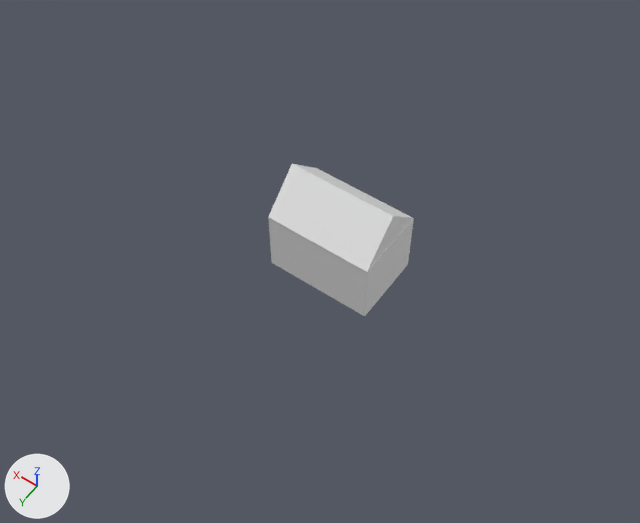
The Blender file Assets/Models/barn.blend, before and after one commit.
One viewpoint serves both versions: a camera (50 mm lens) standing at (-11.7, 16.6, 25.4) and looking at (-1.0, 1.7, 2.1). Lighting does not change. The marker at lower left points along +X, +Y and +Z. Materials are left out; every surface is plain grey.
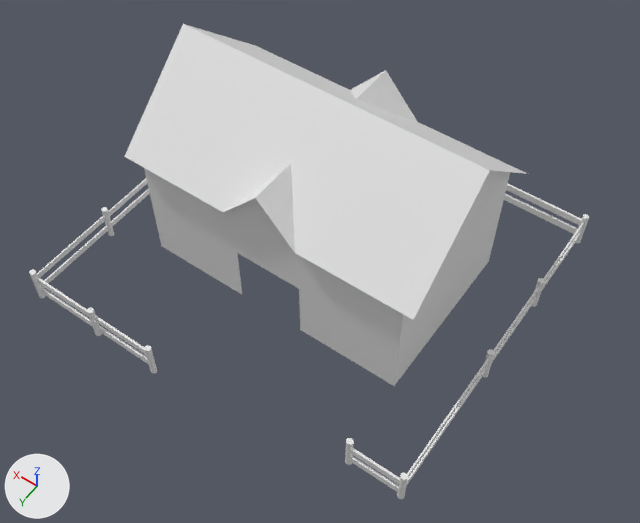
Commit message: Add barn model.

Where the newer file only moved an object's origin or applied its transform, the numbers keep the older frame.

Pixel boxes [x1, y1, x2, y2] of what changed, in the pictures (640 x 523 px):
'Cube.002', added
    after: [124, 24, 527, 320]
'Cube', reshaped, moved, rescaled, turned
    before: [268, 164, 413, 272]
    after: [144, 168, 510, 386]
'Cube.001', mesh rescaled
    before: [268, 168, 414, 316]
    after: [37, 178, 147, 278]
'Cube.006', added
    after: [407, 223, 584, 477]
'Cube.007', added
    after: [407, 233, 580, 484]
'Cube.003', added
    after: [42, 188, 150, 288]
'Cube.004', added
    after: [36, 277, 146, 355]
'Cube.005', added
    after: [41, 287, 148, 364]
'Cube.008', added
    after: [506, 184, 581, 225]
'Cube.009', added
    after: [504, 193, 578, 234]
'Cube.010', added
    after: [349, 448, 400, 485]
'Cube.011', added
    after: [349, 456, 399, 492]
'Cylinder', added
    after: [144, 345, 157, 373]
'Cylinder.011', added
    after: [397, 473, 408, 499]
'Cylinder.003', added
    after: [101, 207, 115, 236]
'Cylinder.001', added
    after: [87, 308, 102, 336]
'Cylinder.002', added
    after: [29, 269, 46, 298]
'Cylinder.012', added
    after: [345, 438, 354, 465]
'Cylinder.010', added
    after: [482, 349, 495, 378]
'Cylinder.009', added
    after: [531, 278, 545, 307]
'Cylinder.008', added
    after: [575, 214, 589, 243]
part 2 of me_cube, added
    after: [144, 168, 510, 386]
part 3 of me_cube, deleted
    before: [268, 164, 413, 272]

The change, as a list of edits to the scene's bpy script:
```text
Change me_cube_001:
    where me_cube_001.from_pydata(...)  # 8 vertices, 6 faces; spans x -2.19..1.0, y -1.0..1.21, z -1.0..1.0
    used by ob_cube_001; location = (0.0, -0.05, 1.29); scale = (1.27, 1.27, 1.27)
    me_cube_001 part 1: the whole mesh is scaled about its middle by (0.0137, 4.76, 0.0892), then moved by (6.14, 0.39, -0.33)
Change me_cube:
    used by ob_cube; location = (0.27, 0.08, 2.55); rotation_euler = (4.712, -0.785, 1.571), in degrees (270, -45, 90)
    remove me_cube.from_pydata(...)  # 6 vertices, 5 faces; spans x -1.0..1.0, y -1.0..1.0, z -1.0..3.03
    add me_cube.from_pydata(...)  # 22 vertices, 4 faces, 1 loose edge; spans x -1.54..1.54, y -2.45..1.0, z -1.04..1.0
    me_cube part 2: 17 vertices added at x -1.0..1.0, y -1.0..1.0, z -1.0..1.0
    me_cube part 3: 3 vertices removed from x -1.0..1.0, y -1.0..1.0, z 3.03
Add me_cube_006:
    me_cube_006.from_pydata([(1.0, 0.0, 1.0), (0.25, 1.0, 0.25), (1.0, 1.0, 0.25), (1.0, -1.0, 0.25), (0.0, 1.0, 0.62), (-1.0, 0.0, 1.0), (-1.0, 1.0, 0.25), (-1.0, -1.0, 0.25), (0.0, -1.0, 0.62), (-0.25, 1.0, 0.25), (0.25, -1.0, 0.25), (-0.25, -1.0, 0.25), (0.0, -0.5, 0.62), (0.0, 0.5, 0.62)], [], [(9, 4, 13), (4, 1, 13), (9, 13, 1, 2, 0, 5, 6), (8, 10, 12), (8, 12, 11), (3, 10, 12, 11, 7, 5, 0)])
Change ob_cube:
    ob_cube.rotation_euler: (4.712, -0.785, 1.571) -> (0.0, 0.0, 0.0)  # degrees (270, -45, 90) -> degrees (0, 0, 0)
    ob_cube.location: (0.27, 0.08, 2.55) -> (0.0, 0.0, 3.75)
    ob_cube.scale: (1.0, 1.0, 1.0) -> (5.08, 3.19, 3.79)
Add ob_cube_011:
    ob_cube_011 = bpy.data.objects.new('Cube.011', me_cube_016)  # a box spanning x -1.0..1.0, y -1.0..1.0, z -1.0..1.0
    ob_cube_011.location = (-6.32, 6.27, 0.32)
    ob_cube_011.scale = (0.899, 0.0399, 0.141)
Add ob_cube_010:
    ob_cube_010 = bpy.data.objects.new('Cube.010', me_cube_016.copy())
    ob_cube_010.location = (-6.32, 6.27, 0.86)
    ob_cube_010.scale = (0.899, 0.0399, 0.141)
Add ob_cube_009:
    ob_cube_009 = bpy.data.objects.new('Cube.009', me_cube_016.copy())
    ob_cube_009.location = (-0.16, -6.01, 0.32)
    ob_cube_009.scale = (7.09, 0.0399, 0.141)
Add ob_cube_008:
    ob_cube_008 = bpy.data.objects.new('Cube.008', me_cube_016.copy())
    ob_cube_008.location = (-0.16, -6.01, 0.86)
    ob_cube_008.scale = (7.09, 0.0399, 0.141)
Add ob_cube_007:
    ob_cube_007 = bpy.data.objects.new('Cube.007', me_cube_016.copy())
    ob_cube_007.location = (-7.26, 0.08, 0.31)
    ob_cube_007.scale = (0.0277, 6.06, 0.113)
Add ob_cube_006:
    ob_cube_006 = bpy.data.objects.new('Cube.006', me_cube_016.copy())
    ob_cube_006.location = (-7.26, 0.08, 0.88)
    ob_cube_006.scale = (0.0277, 6.06, 0.113)
Add ob_cube_005:
    ob_cube_005 = bpy.data.objects.new('Cube.005', me_cube_016.copy())
    ob_cube_005.location = (4.36, 7.27, 0.27)
    ob_cube_005.scale = (2.65, 0.0399, 0.141)
Add ob_cube_003:
    ob_cube_003 = bpy.data.objects.new('Cube.003', me_cube_016.copy())
    ob_cube_003.location = (7.05, 0.58, 0.31)
    ob_cube_003.scale = (0.0277, 6.68, 0.113)
Add ob_cylinder_012:
    ob_cylinder_012 = bpy.data.objects.new('Cylinder.012', me_cylinder_012)  # a 32-sided cylinder along z spanning x -1.0..1.0, y -1.0..1.0, z -1.0..1.0
    ob_cylinder_012.location = (-5.35, 6.22, 0.56)
    ob_cylinder_012.scale = (0.117, 0.107, 0.694)
Add ob_cylinder_011:
    ob_cylinder_011 = bpy.data.objects.new('Cylinder.011', me_cylinder_012.copy())
    ob_cylinder_011.location = (-7.26, 6.22, 0.56)
    ob_cylinder_011.scale = (0.117, 0.107, 0.694)
Add ob_cylinder_010:
    ob_cylinder_010 = bpy.data.objects.new('Cylinder.010', me_cylinder_012.copy())
    ob_cylinder_010.location = (-7.26, 1.03, 0.56)
    ob_cylinder_010.scale = (0.117, 0.107, 0.694)
Add ob_cylinder_009:
    ob_cylinder_009 = bpy.data.objects.new('Cylinder.009', me_cylinder_012.copy())
    ob_cylinder_009.location = (-7.26, -2.49, 0.56)
    ob_cylinder_009.scale = (0.117, 0.107, 0.694)
Add ob_cylinder_008:
    ob_cylinder_008 = bpy.data.objects.new('Cylinder.008', me_cylinder_012.copy())
    ob_cylinder_008.location = (-7.26, -6.01, 0.56)
    ob_cylinder_008.scale = (0.117, 0.107, 0.694)
Add ob_cylinder_003:
    ob_cylinder_003 = bpy.data.objects.new('Cylinder.003', me_cylinder_012.copy())
    ob_cylinder_003.location = (7.04, 3.79, 0.56)
    ob_cylinder_003.scale = (0.117, 0.107, 0.694)
Add ob_cylinder_002:
    ob_cylinder_002 = bpy.data.objects.new('Cylinder.002', me_cylinder_012.copy())
    ob_cylinder_002.location = (7.04, 7.29, 0.56)
    ob_cylinder_002.scale = (0.117, 0.107, 0.694)
Add ob_cylinder_001:
    ob_cylinder_001 = bpy.data.objects.new('Cylinder.001', me_cylinder_012.copy())
    ob_cylinder_001.location = (4.3, 7.29, 0.56)
    ob_cylinder_001.scale = (0.117, 0.107, 0.694)
Add ob_cube_002:
    ob_cube_002 = bpy.data.objects.new('Cube.002', me_cube_006)
    ob_cube_002.location = (0.0, 0.0, 3.54)
    ob_cube_002.scale = (5.56, 3.49, 4.16)
Add ob_cylinder:
    ob_cylinder = bpy.data.objects.new('Cylinder', me_cylinder_012.copy())
    ob_cylinder.location = (1.76, 7.29, 0.56)
    ob_cylinder.scale = (0.117, 0.107, 0.694)
Add ob_cube_004:
    ob_cube_004 = bpy.data.objects.new('Cube.004', me_cube_016.copy())
    ob_cube_004.location = (4.36, 7.27, 0.86)
    ob_cube_004.scale = (2.65, 0.0399, 0.141)
```
